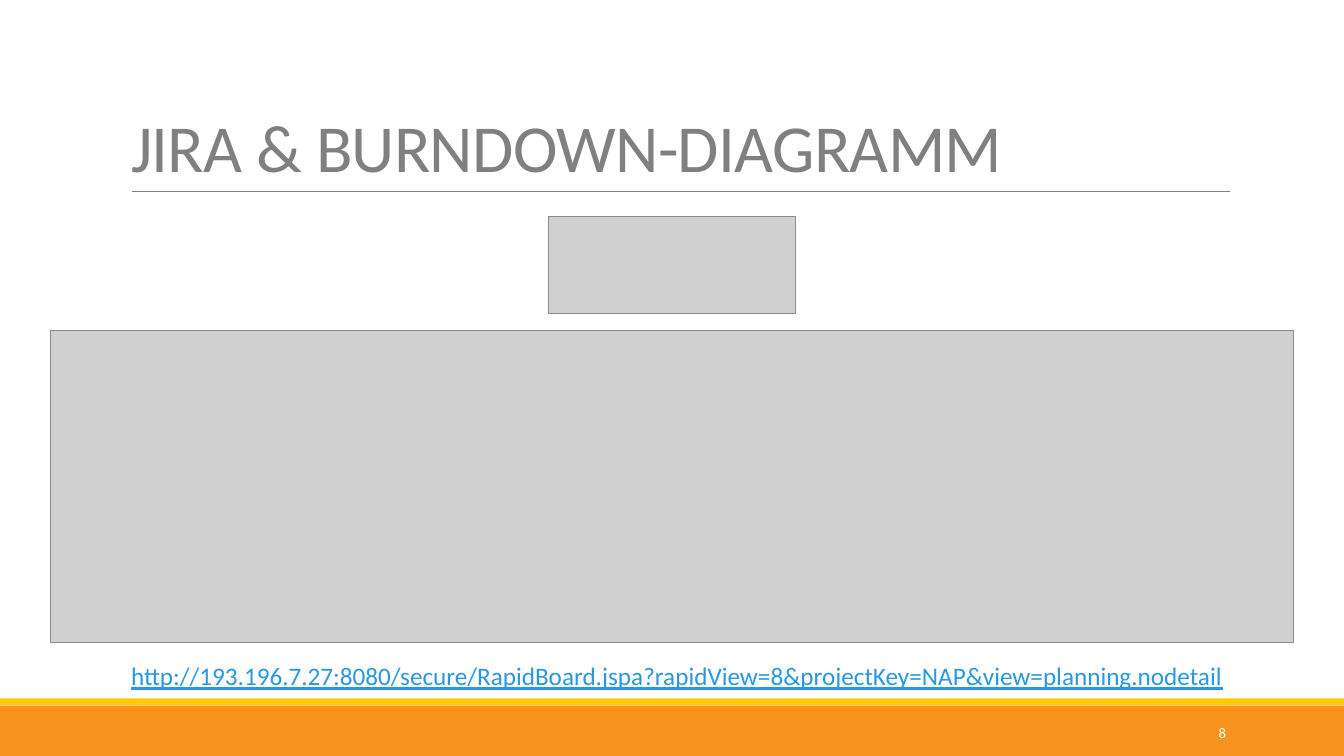
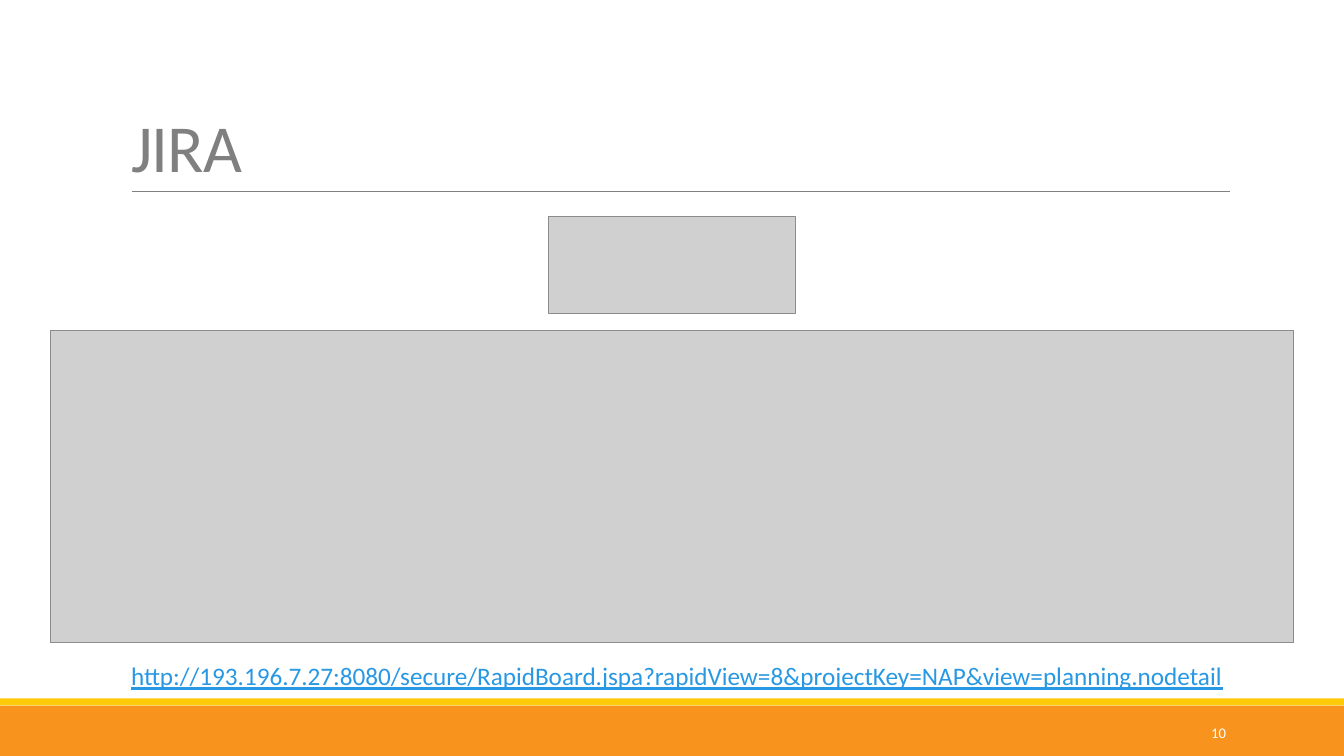
Before and after one commit to nappydevelopment/Nappy-the-ingenious-docs, a slide deck: slide 10 of presentation/Final/Final.pptx (slide 8 before the commit). Drawn at 1344x756 pixels with LibreOffice and Linux fonts; fonts in the diff are those of the drawing; grey boxes stand for pictures. Boxes give left, top, right and bottom in pixels: in the first picture for what was removed or moved away, otherwise in the second. Text is boxed around its words. In the diff, an @@ line names an element or a change of style, - is before the commit and + after.

```diff
--- a/presentation/Final/Final.pptx
+++ b/presentation/Final/Final.pptx
@@ title at [131,129,243,173]: text changed @@
-JIRA & BURNDOWN-DIAGRAMM
+JIRA
@@ page number at [1211,728,1226,738]: text changed @@
-8
+10
```
Also in this commit, not shown: 8 other slides changed, 2 slides added, 1 other file.
